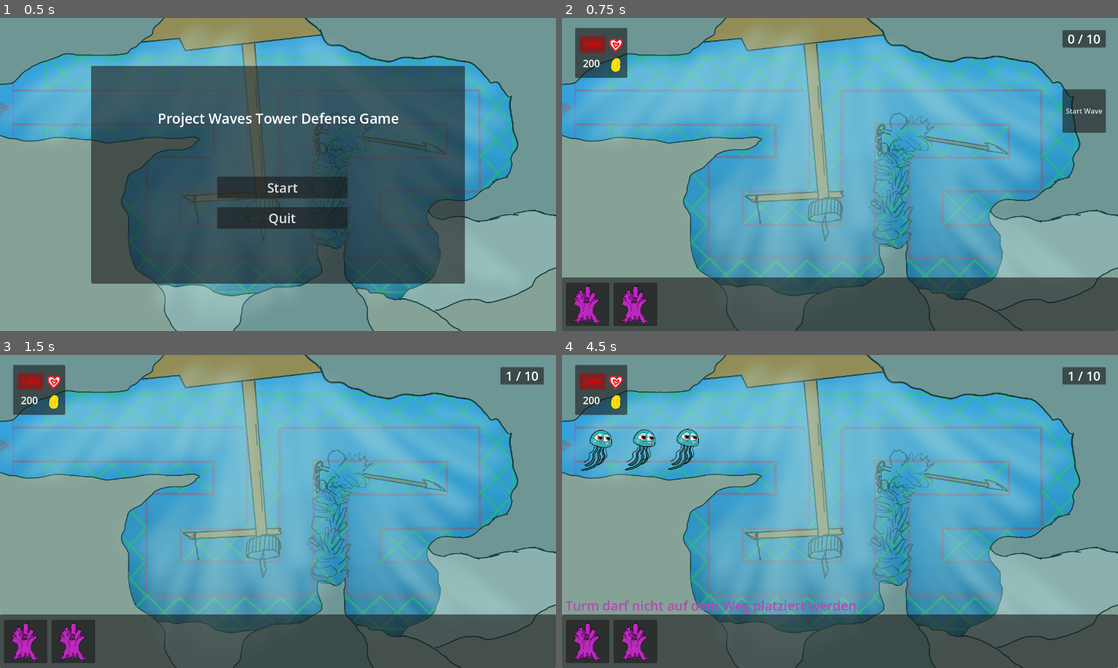
Above: before the commit, frames 1-4 (two rows, left to right).
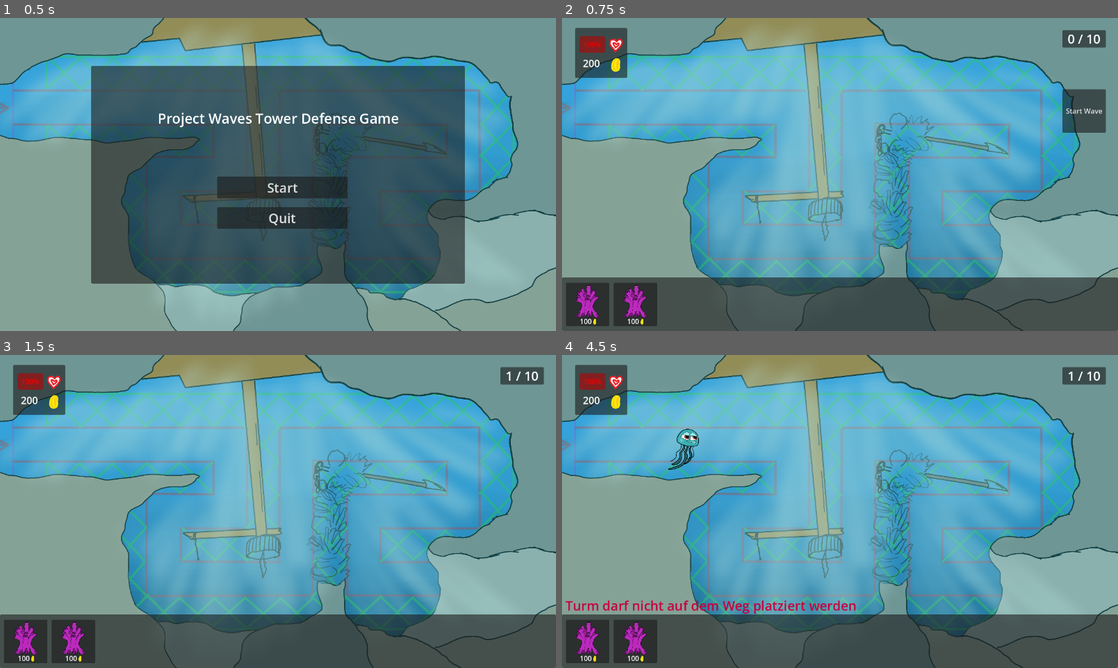
Above: after the commit, the same moments.

Repository: Pulvr/ProjectWaves
Game: Godot game, scene res://Scenes/main_menu.tscn
Two runs of this game, one before a commit and one after it. Both use one fixed random seed, a clock stepped at 60 frames per second and the inputs below.
Inputs (mouse positions are in pixels of both pictures, inside the frame that each line leads up to):
- Up to frame 1 (0.5 s): no input
- Up to frame 2 (0.75 s): click "Start" at 0.5 s
- Up to frame 3 (1.5 s): click "Start Wave" at 1.25 s
- Up to frame 4 (4.5 s): tap Enter at 2 s; drag from (589, 642) to (895, 442) at 2.02 s; drag from (634, 642) to (812, 574) at 2.77 s; move the mouse to (895, 442) at 3.52 s; click (895, 442) at 3.67 s; drag from (812, 574) to (673, 464) at 4.27 s

Frame 1 is identical in both runs. In frame 2, 0.6% of the frame differs, in the area x 1-16%, y 85-98%; in frame 3, 0.6%; in frame 4, 1.9%, in the area x 0-53%, y 23-98%.

Commit message:
game logic finished
you can win, you can loose, game gets harder over time.

Diff:
--- a/Scenes/UI.tscn
+++ b/Scenes/UI.tscn
@@ -1,6 +1,7 @@
-[gd_scene load_steps=2 format=3 uid="uid://dc887fuuny1l2"]
+[gd_scene load_steps=3 format=3 uid="uid://dc887fuuny1l2"]
 
 [ext_resource type="PackedScene" uid="uid://b6gabb2wblfxi" path="res://Scenes/UI/Coral_Tower_Panel.tscn" id="1_fj45r"]
+[ext_resource type="Texture2D" uid="uid://dn1oxkvidgfr7" path="res://assets/UIAssets/coin.png" id="2_px5wf"]
 
 [node name="CanvasLayer" type="CanvasLayer"]
 metadata/_edit_vertical_guides_ = [1302.0]
@@ -15,7 +16,7 @@
 offset_left = 9.0
 offset_top = 12.0
 offset_right = 1271.0
-offset_bottom = 106.0
+offset_bottom = 112.0
 theme_override_constants/h_separation = 10
 
 [node name="Panel" parent="Panel/FlowContainer" instance=ExtResource("1_fj45r")]
@@ -23,3 +24,29 @@
 
 [node name="Panel2" parent="Panel/FlowContainer" instance=ExtResource("1_fj45r")]
 layout_mode = 2
+
+[node name="Label" type="Label" parent="Panel"]
+layout_mode = 0
+offset_left = 41.0
+offset_top = 89.0
+offset_right = 81.0
+offset_bottom = 112.0
+text = "100"
+
+[node name="Coin" type="Sprite2D" parent="Panel/Label"]
+position = Vector2(34, 13)
+scale = Vector2(0.226562, 0.226562)
+texture = ExtResource("2_px5wf")
+
+[node name="Label2" type="Label" parent="Panel"]
+layout_mode = 0
+offset_left = 150.0
+offset_top = 89.0
+offset_right = 190.0
+offset_bottom = 112.0
+text = "100"
+
+[node name="Coin2" type="Sprite2D" parent="Panel/Label2"]
+position = Vector2(34, 13)
+scale = Vector2(0.226562, 0.226562)
+texture = ExtResource("2_px5wf")
--- a/Scenes/UI/Coral_Tower_Panel.gd
+++ b/Scenes/UI/Coral_Tower_Panel.gd
@@ -4,7 +4,6 @@
 var currTile
 @onready var errorLabel = get_tree().get_root().get_node("Main/ErrorLabel")
 @onready var mainScene = get_tree().get_root().get_node("Main")
-
 
 var tower_cost = 100
 
@@ -36,8 +35,7 @@
 			currTile = mapPath.get_cell_atlas_coords(0,tile,false)
 			#Check if current tile is 3,3 which is the path. If so set the color to RED
 			#Else turn it gray
-			#KOORDINATE 3,3 ist der Weg
-			if(currTile == Vector2i(3,3)):
+			if(currTile == Vector2i(3,3)): #KOORDINATE 3,3 ist der Weg
 				get_child(1).get_node("Area").modulate = Color.RED
 			else:
 				get_child(1).get_node("Area").modulate = Color.GRAY
--- a/Scenes/UI/Coral_Tower_Panel.tscn
+++ b/Scenes/UI/Coral_Tower_Panel.tscn
@@ -10,8 +10,8 @@
 script = ExtResource("1_dtafx")
 
 [node name="Koralle1_1" type="Sprite2D" parent="."]
-position = Vector2(51, 46)
-scale = Vector2(0.206992, 0.206992)
+position = Vector2(53, 39)
+scale = Vector2(0.180654, 0.180654)
 texture = ExtResource("1_2ykr0")
 
 [connection signal="gui_input" from="." to="." method="_on_gui_input"]
--- /dev/null
+++ b/Scenes/gameWon_screen.tscn
@@ -0,0 +1,73 @@
+[gd_scene load_steps=4 format=3 uid="uid://c0ktuayiijvyr"]
+
+[ext_resource type="Texture2D" uid="uid://croipvk7fxaxp" path="res://assets/Background/ProjectWave_Background_Lvl_1_v5.png" id="1_i65n2"]
+
+[sub_resource type="GDScript" id="GDScript_aoyh7"]
+script/source = "extends Button
+
+
+func _on_pressed():
+	get_tree().change_scene_to_file(\"res://Scenes/main.tscn\")
+"
+
+[sub_resource type="GDScript" id="GDScript_5vt0s"]
+script/source = "extends Button
+
+
+func _on_pressed():
+	get_tree().quit()
+"
+
+[node name="GameoverScreen" type="Node2D"]
+
+[node name="Background" type="Sprite2D" parent="."]
+position = Vector2(641, 360)
+scale = Vector2(0.336458, 0.338889)
+texture = ExtResource("1_i65n2")
+
+[node name="Panel" type="Panel" parent="."]
+offset_left = 210.0
+offset_top = 110.0
+offset_right = 1070.0
+offset_bottom = 611.0
+size_flags_horizontal = 6
+size_flags_vertical = 4
+
+[node name="CenterContainer" type="CenterContainer" parent="."]
+offset_left = 211.0
+offset_top = 202.0
+offset_right = 1070.0
+offset_bottom = 260.0
+
+[node name="Label" type="Label" parent="CenterContainer"]
+layout_mode = 2
+theme_override_font_sizes/font_size = 32
+text = "Congratulations
+You WON!!"
+horizontal_alignment = 1
+
+[node name="VBoxContainer" type="VBoxContainer" parent="."]
+custom_minimum_size = Vector2(200, 100)
+offset_left = 500.0
+offset_top = 350.0
+offset_right = 800.0
+offset_bottom = 500.0
+theme_override_constants/separation = 20
+alignment = 1
+
+[node name="Start" type="Button" parent="VBoxContainer"]
+custom_minimum_size = Vector2(0, 50)
+layout_mode = 2
+theme_override_font_sizes/font_size = 30
+text = "Again?"
+script = SubResource("GDScript_aoyh7")
+
+[node name="Quit" type="Button" parent="VBoxContainer"]
+custom_minimum_size = Vector2(0, 50)
+layout_mode = 2
+theme_override_font_sizes/font_size = 30
+text = "Quit"
+script = SubResource("GDScript_5vt0s")
+
+[connection signal="pressed" from="VBoxContainer/Start" to="VBoxContainer/Start" method="_on_pressed"]
+[connection signal="pressed" from="VBoxContainer/Quit" to="VBoxContainer/Quit" method="_on_pressed"]
--- a/Scenes/main.tscn
+++ b/Scenes/main.tscn
@@ -100,10 +100,11 @@
 offset_top = 555.0
 offset_right = 214.0
 offset_bottom = 588.0
-theme_override_colors/font_color = Color(0.691784, 0.296149, 0.690263, 1)
+theme_override_colors/font_color = Color(0.782191, 0, 0.251634, 1)
 theme_override_fonts/font = SubResource("SystemFont_s8ahx")
 theme_override_font_sizes/font_size = 30
 
 [connection signal="gameOver" from="." to="." method="_on_game_over"]
+[connection signal="gameWon" from="PathSpawner" to="." method="_on_path_spawner_game_won"]
 [connection signal="timeout" from="PathSpawner/SpawnTimer" to="PathSpawner" method="_on_timer_timeout"]
 [connection signal="pressed" from="PathSpawner/StartWaveButton" to="PathSpawner" method="_on_start_wave_button_pressed"]
--- a/Scripts/Main.gd
+++ b/Scripts/Main.gd
@@ -60,3 +60,6 @@
 
 func _on_game_over():
 	get_tree().change_scene_to_file("res://Scenes/gameover_screen.tscn")
+
+func _on_path_spawner_game_won():
+	get_tree().change_scene_to_file("res://Scenes/gameWon_screen.tscn")
--- a/Scripts/Mob.gd
+++ b/Scripts/Mob.gd
@@ -18,3 +18,9 @@
 	if health <= 0:
 		mainScene.earn_money(10)				#add 10 money
 		get_parent().get_parent().queue_free()	#delete entire node
+
+func set_speed(value):
+	speed = value
+
+func set_health(value):
+	health = value
--- a/Scripts/PathSpawner.gd
+++ b/Scripts/PathSpawner.gd
@@ -6,9 +6,13 @@
 @onready var startButton = $StartWaveButton
 @onready var waveLabel = $"../UI/Panel/Wave"
 
+signal gameWon
+
+var mobScene
+var mobs = []
 var tempPath
 
-var enemyCounter = 0		#aktuelle Gegner die gespawned wurden, wird nach welle auf 0 gesetzt
+var mobCounter = 0		#aktuelle Gegner die gespawned wurden, wird nach welle auf 0 gesetzt
 var maxEnemies				#maximale Gegner die pro welle gespawned werden sollen
 
 var timerStopped = true
@@ -19,45 +23,85 @@
 func _on_timer_timeout():
 	tempPath = path.instantiate()
 	add_child(tempPath)
-	enemyCounter+=1
-	print(enemyCounter)
+	mobCounter+=1
+
+	mobScene = tempPath.get_child(0).get_child(0)
+
+	if waveCounter == 2 :
+		mobScene.set_speed(150)
+		mobScene.set_health(15)
+	elif waveCounter == 3 :
+		mobScene.set_speed(180)
+		mobScene.set_health(15)
+	elif waveCounter == 4:
+		mobScene.set_speed(200)
+		mobScene.set_health(20)
+	elif waveCounter == 5:
+		mobScene.set_speed(220)
+		mobScene.set_health(25)
+	elif waveCounter == 6:
+		mobScene.set_speed(250)
+		mobScene.set_health(30)
+	elif waveCounter == 7:
+		mobScene.set_speed(270)
+		mobScene.set_health(35)
+	elif waveCounter == 8:
+		mobScene.set_speed(300)
+		mobScene.set_health(40)
+	elif waveCounter == 9:
+		mobScene.set_speed(350)
+		mobScene.set_health(50)
+	elif waveCounter == 10:
+		mobScene.set_speed(400)
+		mobScene.set_health(60)
 
 func _process(delta):
 	#wenn genug gegner gespawned sind und auf dem "Path" nur noch 2 Childs sind (Spawntimer und startbutton)
-	if enemyCounter == maxEnemies and self.get_child_count()==2:
-		enemyCounter = 0		#gegner count zurücksetzen
+	if mobCounter == 1 and self.get_child_count()==2:
+		mobCounter = 0		#gegner count zurücksetzen
 		timerStopped = true		#Der timer ist gestopped!
+		mobs.clear()
 
 	#Sind genug gegner gespawned und der Timer läuft nicht mehr, spawntimer stop
-	if enemyCounter == maxEnemies and timerStopped==false:
+	if mobCounter == 1 and timerStopped==false:
 		spawnTimer.stop()
 
 	#Sind gerade keine Gegner auf dem Path und der Timer ist stopped, kann die nächste wave gestartet werden.
-	if enemyCounter == 0 and timerStopped == true:
+	if mobCounter == 0 and timerStopped == true:
 		startButton.show()
 
 	# wenn welle 10 erreicht und alle gegner besiegt gewonnen, bisher noch broken, man gewinnt sofort auf welle 10
-	if enemyCounter == 0 and self.get_child_count()==2 and waveCounter==10:
-		print("won")
+	if mobCounter == 0 and self.get_child_count()==2 and waveCounter==10 and timerStopped == true:
+		gameWon.emit()
 
 func _on_start_wave_button_pressed():
 	spawnTimer.start()		#Gegner Spawn starten
 	timerStopped = false
+
 	waveCounter+=1			#Welle erhöhen und Label updaten
-	wave_logic(waveCounter)
+	change_maxEnemyAndTimer(waveCounter)
+
 	waveLabel.set_text(str(waveCounter) + " / 10")
 	startButton.hide()		#WellenStart Button verstecken
 
-func wave_logic(currentwave):
+func change_maxEnemyAndTimer(currentwave):
 	match currentwave:
 		1: maxEnemies = 12
 		2: maxEnemies = 14		#ab hier speed und hp erhöhen
 		3: maxEnemies = 15		#ab hier speed erhöhen
-		4: maxEnemies = 20		#eigtl immer speed und alle 2 schritte hp, die towers sind zu stark
+		4:
+			maxEnemies = 20		#eigtl immer speed und alle 2 schritte hp, die towers sind zu stark
+			spawnTimer.wait_time = 0.8
 		5: maxEnemies = 25
 		6: maxEnemies = 30
-		7: maxEnemies = 35
+		7:
+			maxEnemies = 35
+			spawnTimer.wait_time = 0.7
 		8: maxEnemies = 40
-		9: maxEnemies = 45
-		10: maxEnemies = 50
+		9:
+			maxEnemies = 45
+			spawnTimer.wait_time = 0.6
+		10:
+			maxEnemies = 50
+			spawnTimer.wait_time = 0.5
 		_: print("something went wrong")
--- a/Scripts/coral_tower.gd
+++ b/Scripts/coral_tower.gd
@@ -33,7 +33,7 @@
 	update_targets_array(body)
 
 func _on_tower_body_exited(body):
-	update_targets_array(body)
+	currTargets = get_node("Tower").get_overlapping_bodies()
 
 #wird ausgeführt wenn ein body die area entered und exited
 func update_targets_array(body):
